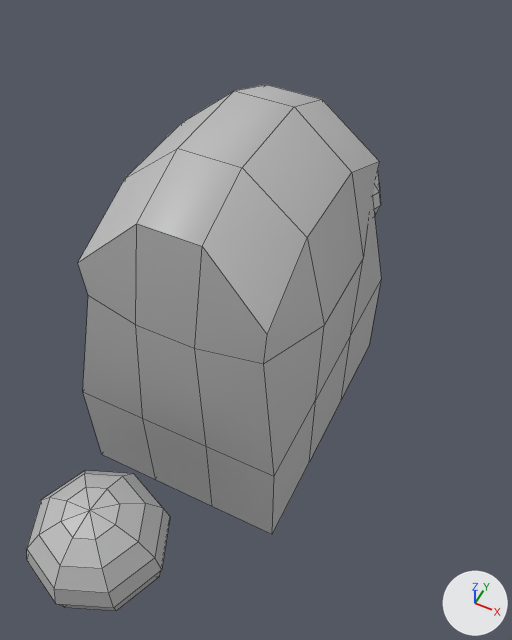
What one commit did to the FBX model Unreal/Content/Models/main_character.fbx.
Both versions are drawn from a 50 mm camera at (0.023, -0.0428, 0.0757) aimed at (0.0034, -0.0036, 0.0267). The lights are fixed; the arrows at lower right show +X, +Y and +Z. Mesh edges are drawn as thin lines. Where no turn or scale is listed for an object, it has been applied to the vertices.

The first picture shows 'body', 'right_hand'.
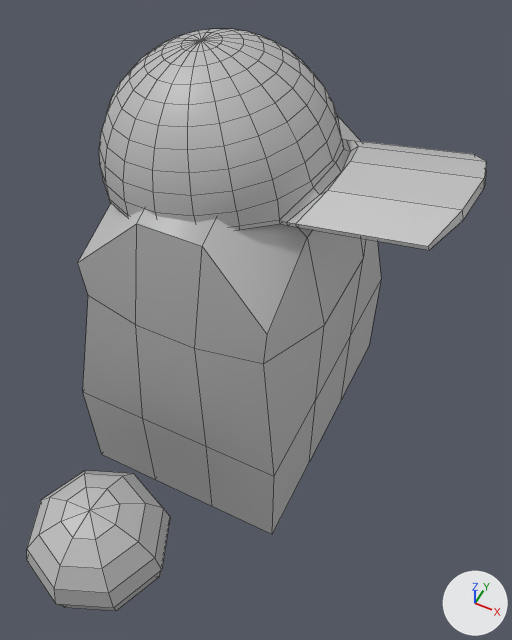
Where the newer file only moved an object's origin or applied its transform, the numbers keep the older frame.

Location of each change, [x1, y1, x2, y2] in pixels of the pictures (512 x 640 px):
```json
{"object": "hat", "change": "added", "after": [99, 29, 486, 250]}
```

Scene script edits in JSON lines:
```json
{"op": "add", "block": "me_mesh_003", "code": ["me_mesh_003 = bpy.data.meshes.new('Mesh.003')", "me_mesh_003.from_pydata(...)  # 250 vertices, 246 faces; spans x -0.0114..0.0194, y -0.01..0.01, z 0.0393..0.0507", "me_mesh_003.materials.append(mat_lambert1)  # grey #bcbcbc"]}
{"op": "add", "block": "ob_hat", "code": ["ob_hat = bpy.data.objects.new('hat', me_mesh_003)", "ob_hat.location = (0.0, 0.0, 0.0)"]}
```
